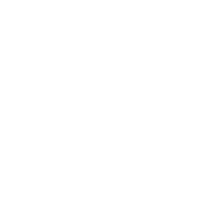
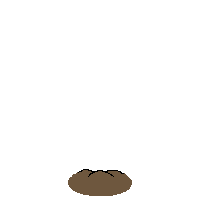
Two versions of the same layered image (200×200). Layer-by-layer changes:
showed group "Termita" (34 layers), blend pass through → normal over bbox(68, 169, 132, 196)
renamed "Grupo 23" to "TermitaSaleTierra", showed the group it (19 layers), blend pass through → normal over bbox(68, 169, 132, 196)
added group "Hoyo" with 2 layers in group "TermitaSaleTierra" over bbox(68, 169, 132, 196)
added layer "Capa 81" in group "Hoyo" over bbox(78, 169, 124, 177)
added layer "Capa 80" in group "Hoyo" over bbox(68, 169, 132, 196)
